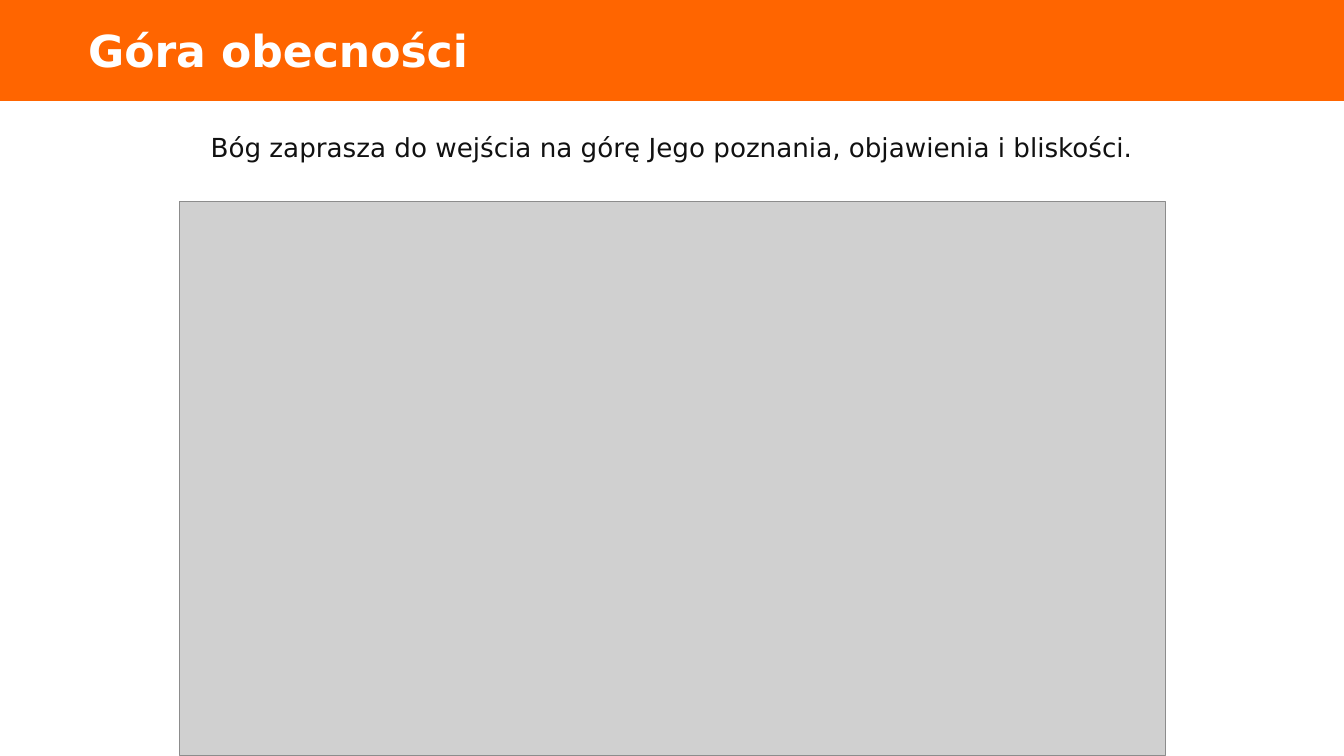
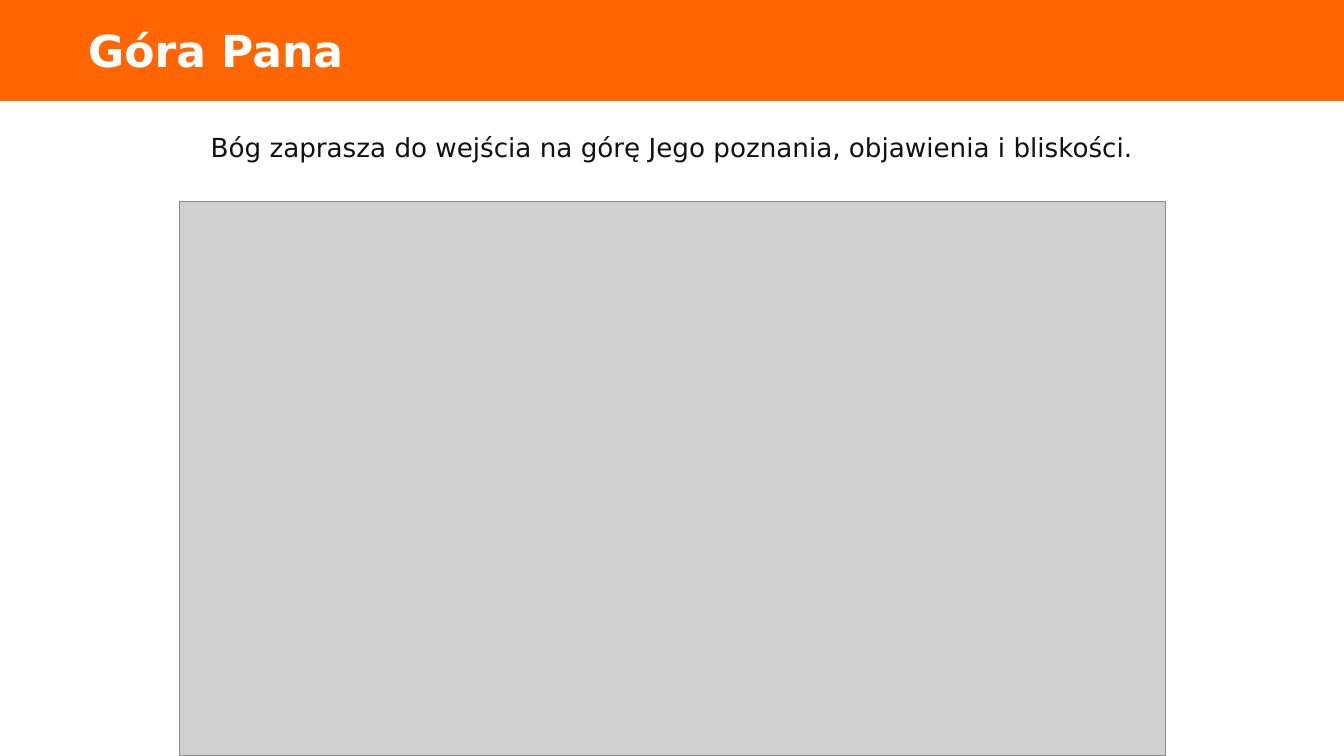
Before and after one commit to folkien/teachings, a slide deck: slide 6 of issue_kurs_kamch_lubecko/0.wprowadzenie/wprowadzenie.pptx (slide 7 before the commit). Drawn at 1344x756 pixels with LibreOffice and Linux fonts; fonts in the diff are those of the drawing; grey boxes stand for pictures. Boxes give left, top, right and bottom in pixels: in the first picture for what was removed or moved away, otherwise in the second. Text is boxed around its words. In the diff, an @@ line names an element or a change of style, - is before the commit and + after.

```diff
--- a/issue_kurs_kamch_lubecko/0.wprowadzenie/wprowadzenie.pptx
+++ b/issue_kurs_kamch_lubecko/0.wprowadzenie/wprowadzenie.pptx
@@ text at <box>88,31,343,68</box>: text changed @@
-Góra obecności
+Góra Pana
```
Also in this commit, not shown: 5 other slides changed, 13 other files.
